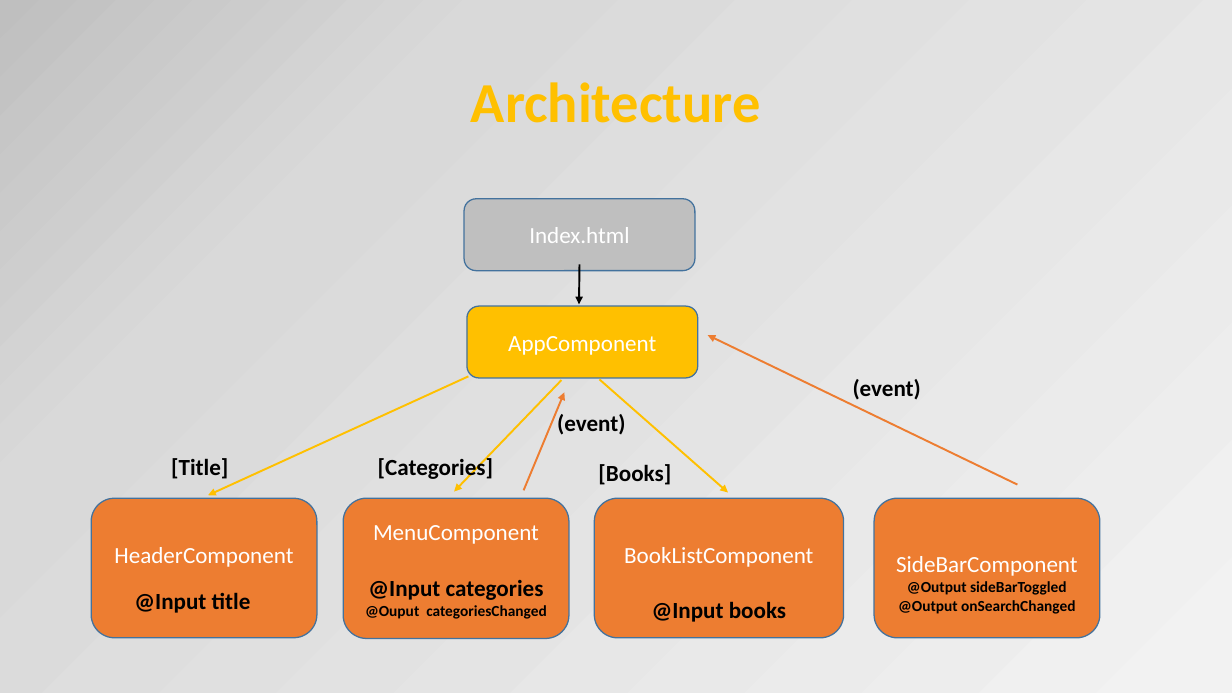
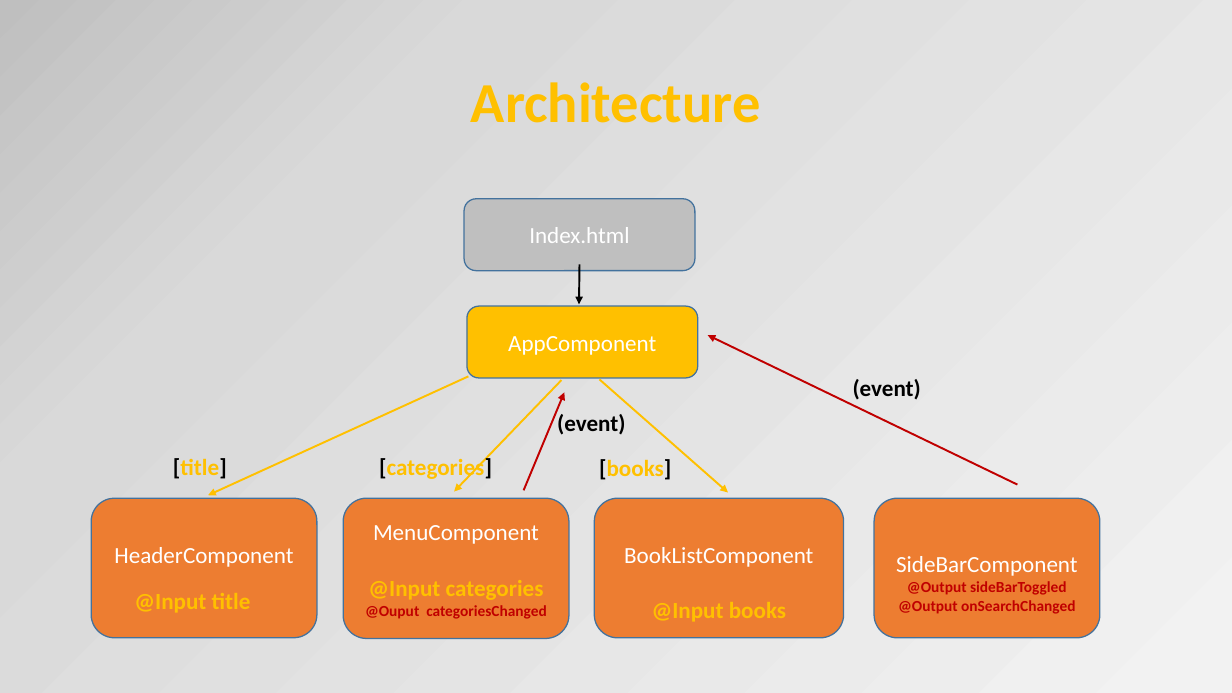
Before and after one commit to OrdinaNederland/hackjam-angular, a slide deck: slide 40 of Angular2.pptx (slide 39 before the commit). Drawn at 1232x693 pixels with LibreOffice and Linux fonts; fonts in the diff are those of the drawing. Boxes give left, top, right and bottom in pixels: in the first picture for what was removed or moved away, otherwise in the second. Text is boxed around its words. In the diff, an @@ line names an element or a change of style, - is before the commit and + after.

```diff
--- a/Angular2.pptx
+++ b/Angular2.pptx
@@ arrow (1018, 484) - (708, 335): stroke #ED7D31 1.5 pt to #C00000 1.5 pt @@
@@ arrow (524, 491) - (565, 393): stroke #ED7D31 1.5 pt to #C00000 1.5 pt @@
@@ text at (x1=173, y1=458, x2=227, y2=479): text changed; text colour #000000 to #FFC000 @@
-[Title]
+[title]
@@ text at (x1=379, y1=456, x2=492, y2=482): text changed; text colour #000000 to #FFC000 @@
-[Categories]
+[categories]
@@ text at (x1=599, y1=459, x2=671, y2=480): text changed; text colour #000000 to #FFC000 @@
-[Books]
+[books]
@@ text "@Input title" at (x1=134, y1=593, x2=251, y2=613): text colour #000000 to #FFC000 @@
@@ text in rounded rectangle at (x1=365, y1=580, x2=547, y2=619): text colour #000000 to #FFC000 in "@Input categories"; text colour #000000 to #C00000 in "@Ouput categoriesChanged" @@
@@ text in rounded rectangle at (x1=898, y1=581, x2=1075, y2=614): text colour #000000 to #C00000 in "@Output sideBarToggled", "@Output onSearchChanged" @@
@@ text in rounded rectangle at (x1=652, y1=602, x2=786, y2=622): text colour #000000 to #FFC000 in "@Input books" @@
```
Also in this commit, not shown: 8 other slides changed, 4 slides added, 1 other file.
